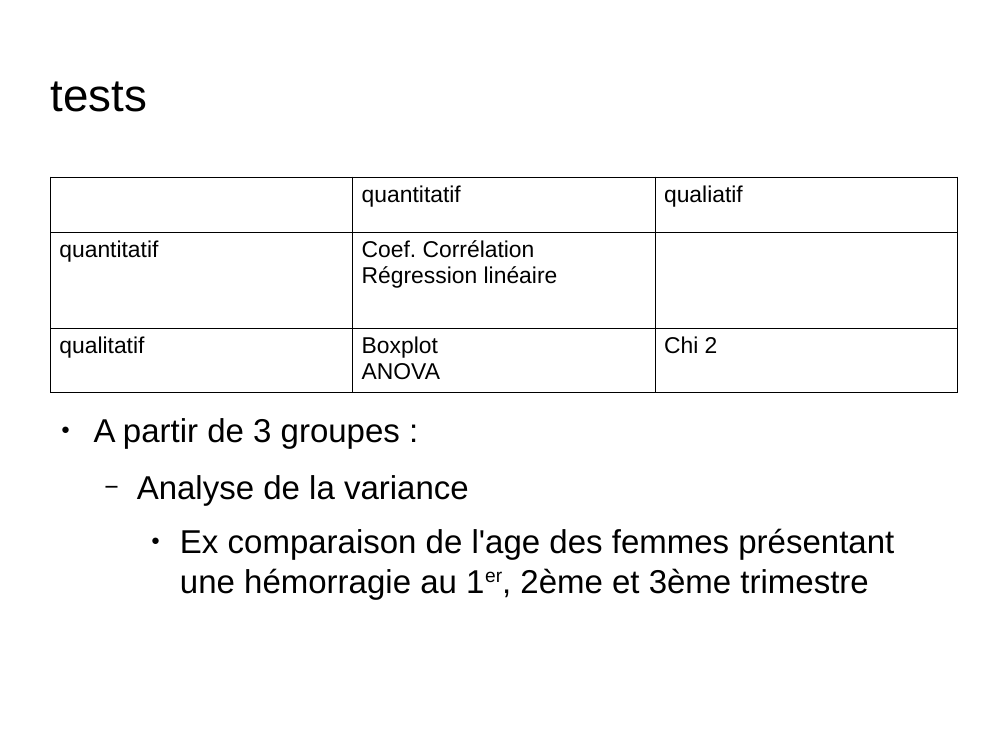
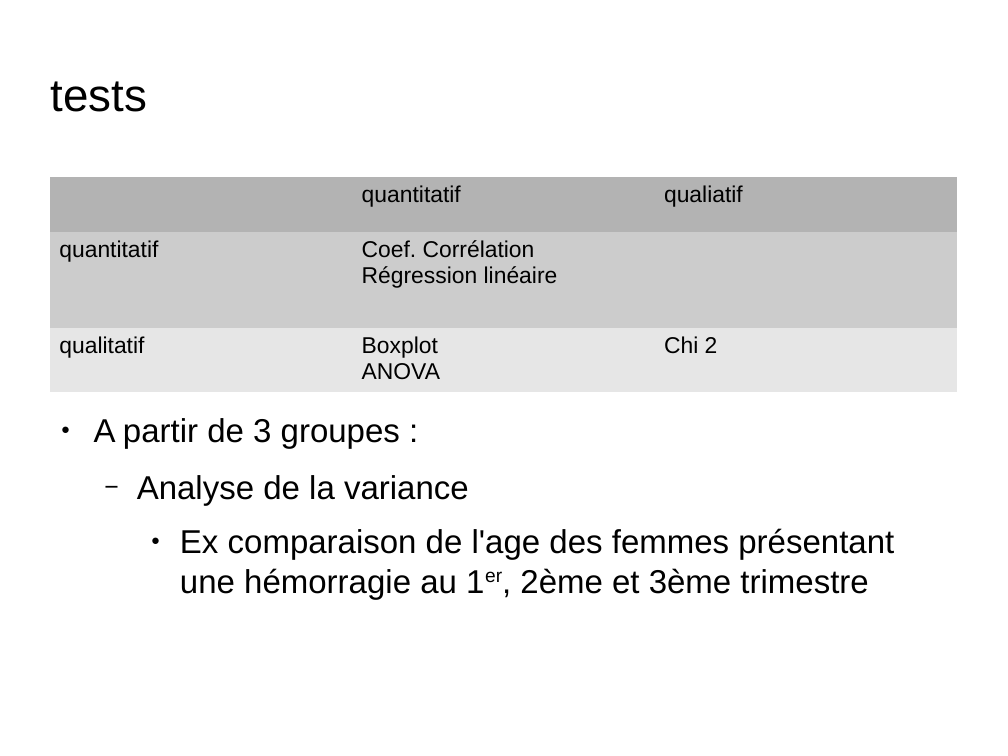
Before and after one commit to jcrb/Cours-Stat, a slide deck: slide 40 of IFSI/stat_et_ IFSI.odp (slide 39 before the commit). Drawn at 1008x756 pixels with LibreOffice and Linux fonts; fonts in the diff are those of the drawing; background and template pictures are left out. Boxes give left, top, right and bottom in pixels: in the first picture for what was removed or moved away, otherwise in the second. Text is boxed around its words. In the diff, an @@ line names an element or a change of style, - is before the commit and + after.

```diff
--- a/IFSI/stat_et_ IFSI.odp
+++ b/IFSI/stat_et_ IFSI.odp
@@ table at (50,177,959,389) @@
@@ fill none to #B3B3B3 in 2 cells @@
@@ fill none to #CCCCCC in 2 cells @@
@@ fill none to #E6E6E6 in row 3 @@
@@ borders changed @@
```
Also in this commit, not shown: 4 other slides changed, 3 slides added, 10 other files.
